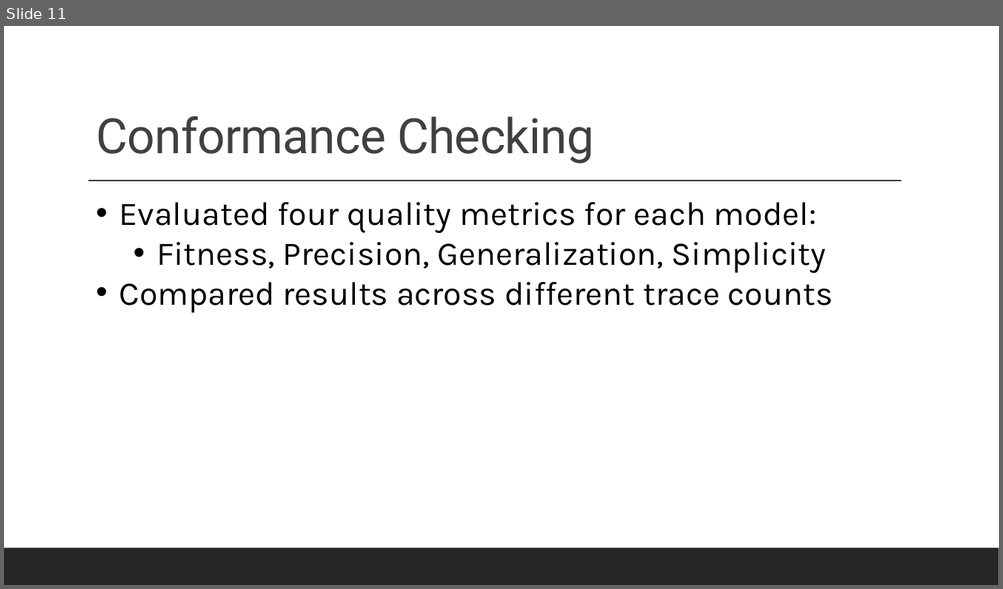
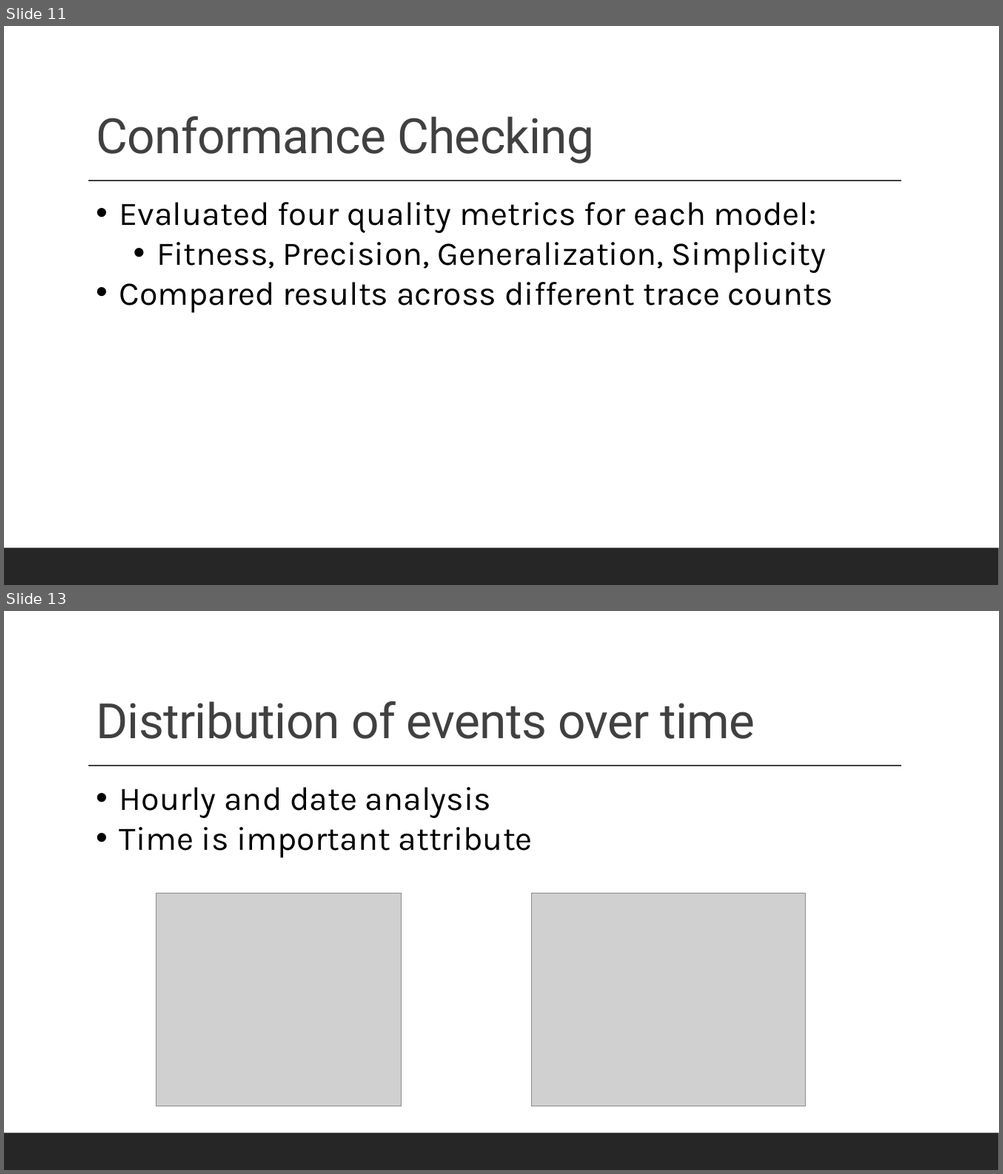
Before and after one commit to Noam-Diamant/Process-Mining, a slide deck: Sepsis Cases – Event Log.pptx. Shown one above the other, each under a label of ours: slide 11 before the commit, slides 11 and 13 after it; the slides between them are not shown. The pictures are 1003x589 and 1003x1174 pixels, drawn with LibreOffice and Linux fonts; fonts in the diff are those of the drawing; grey boxes stand for pictures. Boxes give left, top, right and bottom in pixels: in the first picture for what was removed or moved away, otherwise in the second. Text is boxed around its words. In the diff, an @@ line names an element or a change of style, - is before the commit and + after.

```diff
--- a/Sepsis Cases – Event Log.pptx
+++ b/Sepsis Cases – Event Log.pptx
@@ slide 13 added at [4, 611, 999, 1170], background #FFFFFF; not listed: 2 template elements that a slide beside it also shows @@
@@ title added at [96, 701, 755, 739], 47 pt, text #404040 @@
+Distribution of events over time
@@ text added at [119, 787, 532, 858], 32 pt, text #000000 @@
+• Hourly and date analysis
+• Time is important attribute
@@ picture added at [156, 894, 401, 1107] @@
@@ picture added at [532, 894, 805, 1107] @@
```
Also in this commit, not shown: 3 slides changed, 2 other slides added, 1 other file.
